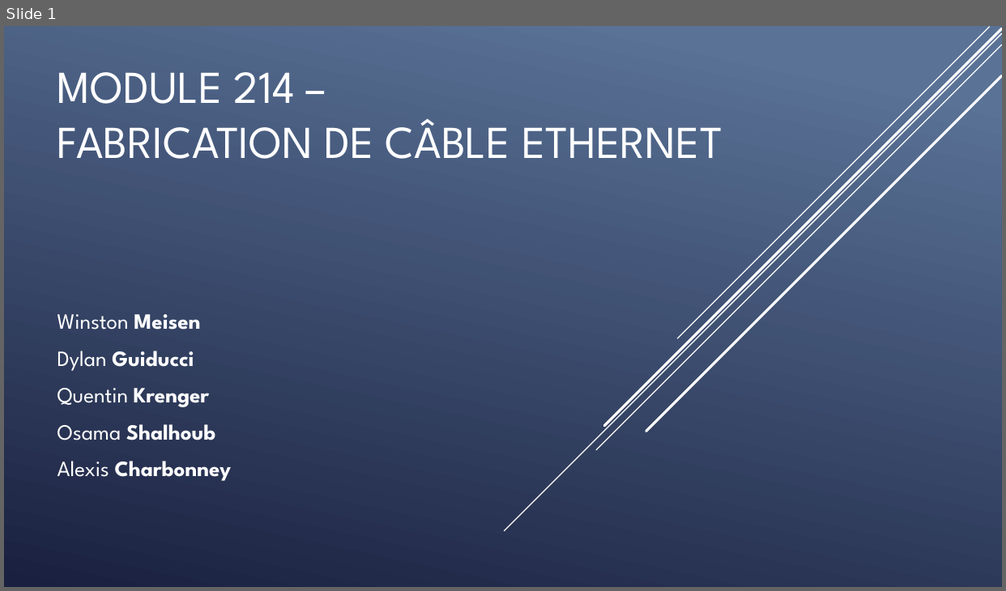
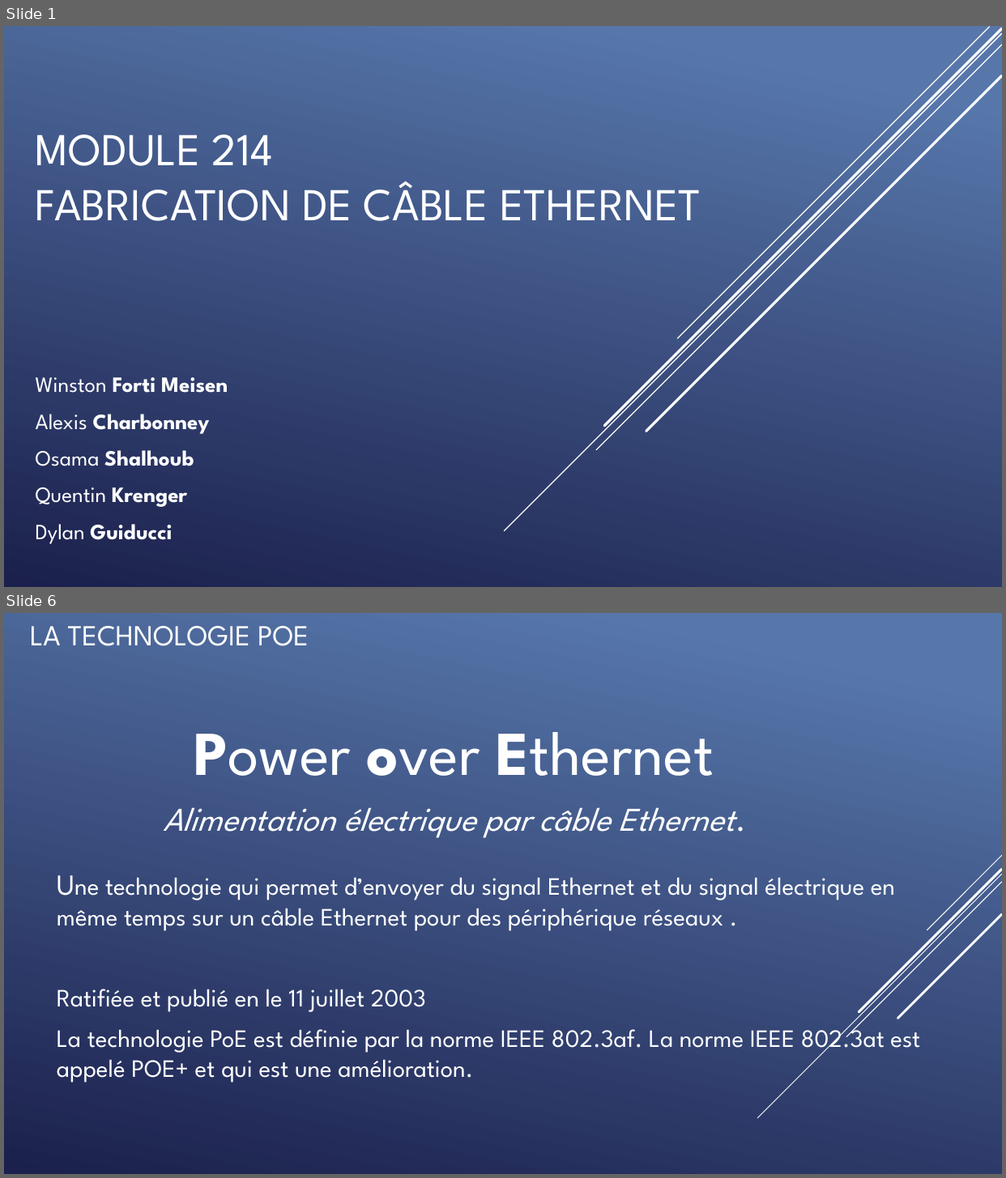
Before and after one commit to QuentinKrg/M214-Ethernet, a slide deck: Module 214 - Fabrication_Ethernet.pptx. Shown one above the other, each under a label of ours: slide 1 before the commit, slides 1 and 6 after it; the slides between them are not shown. The pictures are 1006x591 and 1006x1178 pixels, drawn with LibreOffice and Linux fonts; fonts in the diff are those of the drawing. Boxes give left, top, right and bottom in pixels: in the first picture for what was removed or moved away, otherwise in the second. Text is boxed around its words. In the diff, an @@ line names an element or a change of style, - is before the commit and + after.

```diff
--- a/Module 214 - Fabrication_Ethernet.pptx
+++ b/Module 214 - Fabrication_Ethernet.pptx
@@ slide 6 added at (4,613,1002,1174), background gradient #5877AB to #1C204D @@
@@ title added at (30,626,309,646), 28 pt, text #FFFFFF @@
+LA TECHNOLOGIE POE
@@ text added at (194,732,714,776), 60 pt, text #FFFFFF @@
+Power over Ethernet
@@ text added at (163,807,735,838), 32 pt, text #FFFFFF, italic @@
+Alimentation électrique par câble Ethernet.
@@ text added at (57,878,920,1083), 24 pt, text #FFFFFF @@
+Une technologie qui permet d’envoyer du signal Ethernet et du signal électrique en même temps sur un câble Ethernet pour des périphérique réseaux .
+Ratifiée et publié en le 11 juillet 2003
+La technologie PoE est définie par la norme IEEE 802.3af. La norme IEEE 802.3at est appelé POE+ et qui est une amélioration.
@@ group added at (758,855,1002,1118): 5 lines @@
@@ slide 1 changed as well @@
@@ background gradient #597496 to #1A2040 to gradient #5877AB to #1C204D @@
@@ title at (36,135,701,221): text changed @@
-MODULE 214 –
-FABRICATION DE CÂBLE ETHERNET
+MODULE 214
+FABRICATION DE CÂBLE ETHERNET
@@ subtitle "Winston Forti Meisen": place and size @@
-subtitle "Winston Forti Meisen" at (57,314,232,481)
+subtitle "Winston Forti Meisen" at (36,378,228,544)
@@ subtitle at (36,378,228,507): text changed; bold on @@
-Winston Meisen
+Winston Forti Meisen
+Alexis Charbonney
+Osama Shalhoub
+Quentin Krenger
@@ subtitle at (57,388,232,481): paragraphs removed @@
-Quentin Krenger
-Osama Shalhoub
-Alexis Charbonney
```
Also in this commit, not shown: 3 other slides changed, 22 other slides added, 5 slides removed.
